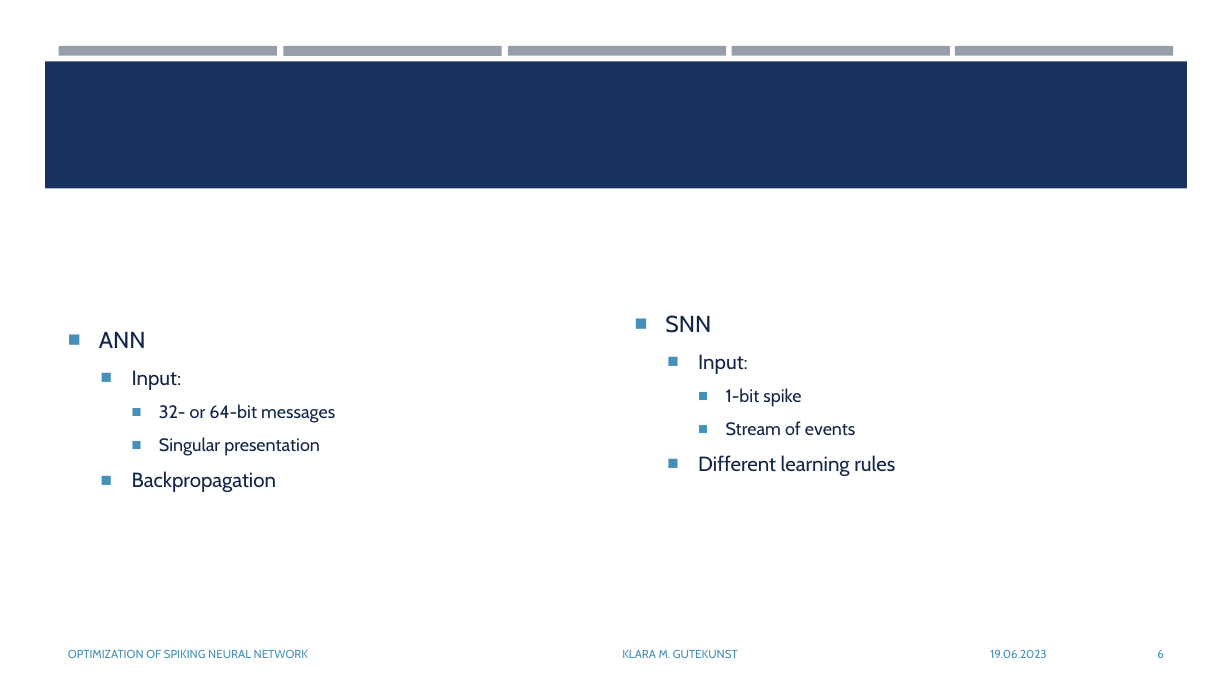
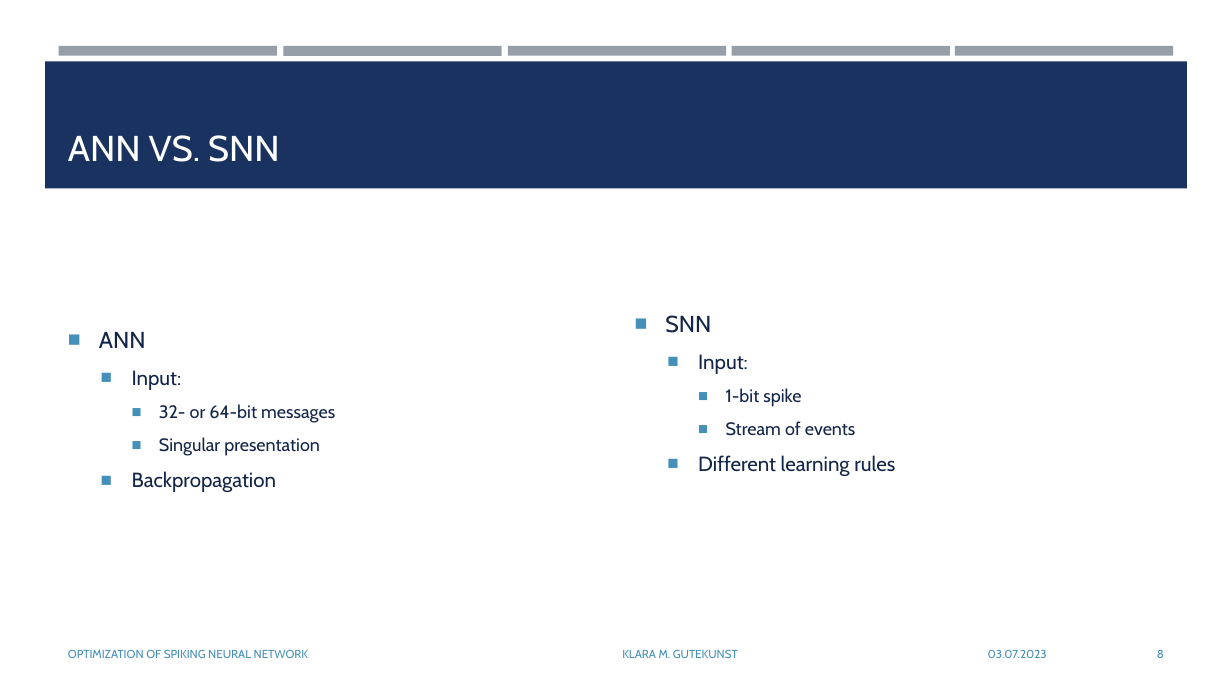
Before and after one commit to KlaraGtknst/bachelor-seminar-kde, a slide deck: slide 8 of Gutekunst_Seminar_KDE.pptx (slide 6 before the commit). Drawn at 1232x693 pixels with LibreOffice and Linux fonts; fonts in the diff are those of the drawing. Boxes give left, top, right and bottom in pixels: in the first picture for what was removed or moved away, otherwise in the second. Text is boxed around its words. In the diff, an @@ line names an element or a change of style, - is before the commit and + after.

```diff
--- a/Gutekunst_Seminar_KDE.pptx
+++ b/Gutekunst_Seminar_KDE.pptx
@@ title added at (x1=68, y1=135, x2=280, y2=162), 28 pt, text #FFFFFF @@
+ANN VS. SNN
@@ text at (x1=988, y1=650, x2=1047, y2=658): text changed @@
-19.06.2023
+03.07.2023
@@ page number at (x1=1157, y1=650, x2=1164, y2=658): text changed @@
-6
+8
```
Also in this commit, not shown: 16 other slides changed, 2 slides added.
